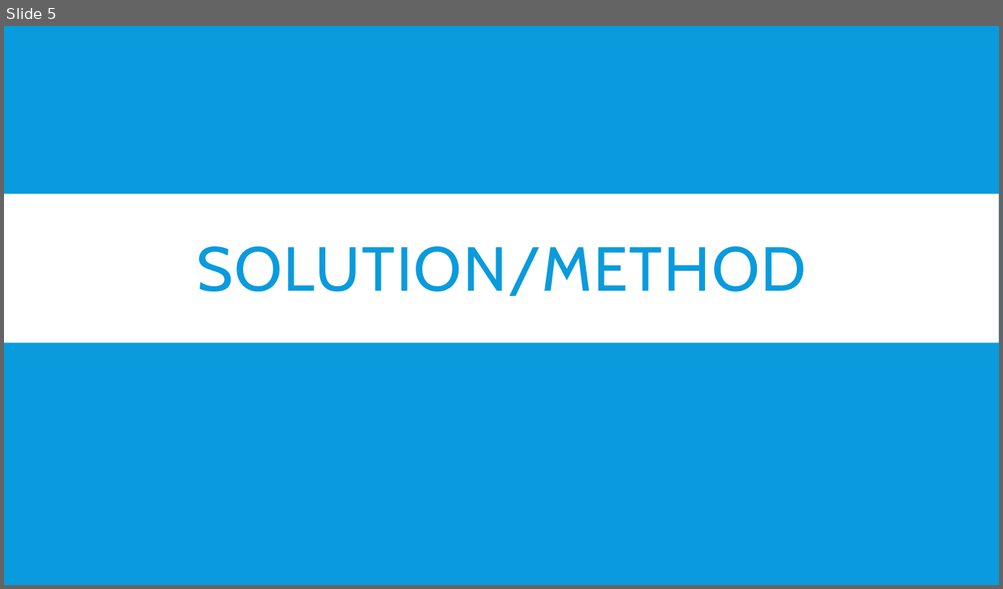
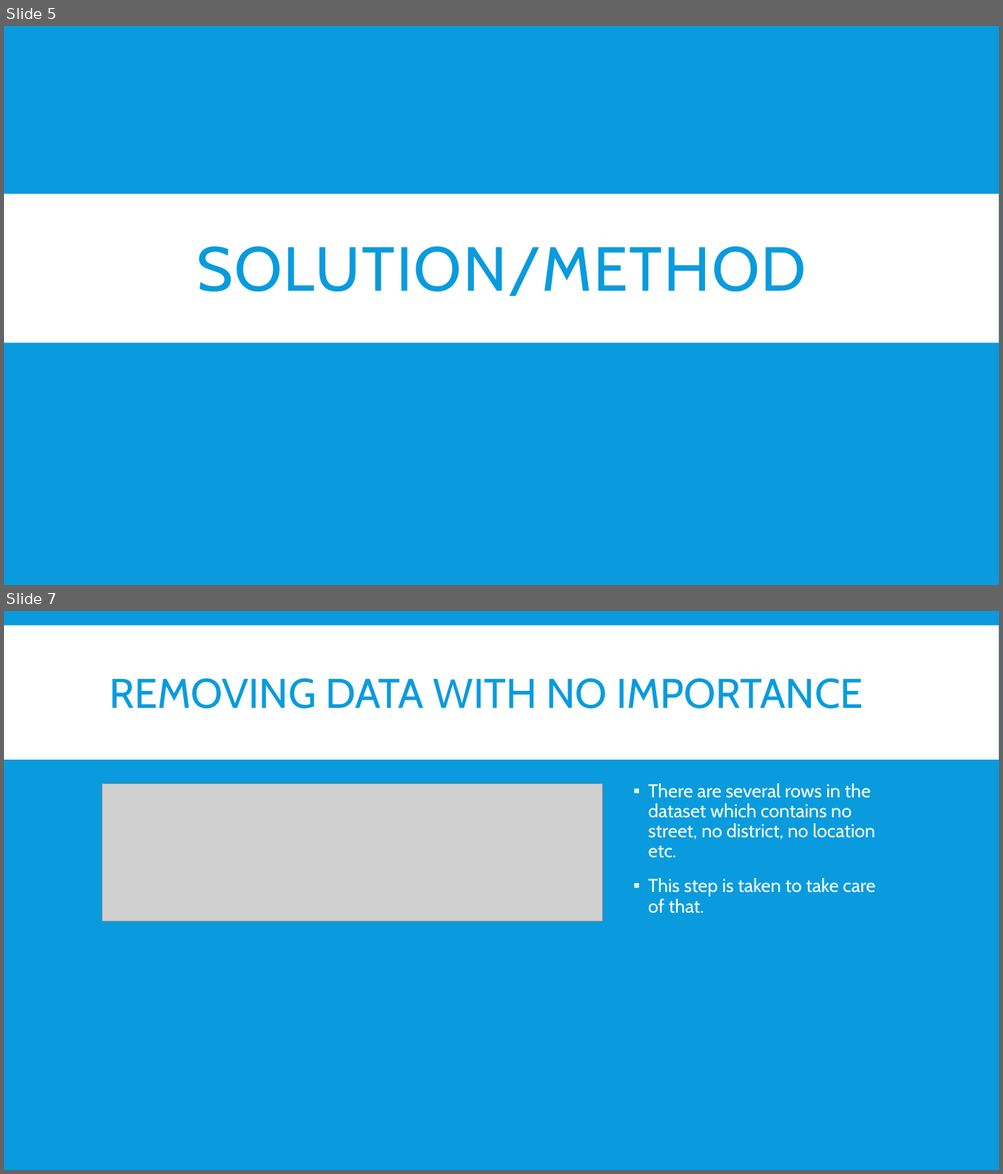
Before and after one commit to mitresh95/ImpactOfCrimeOnHousing, a slide deck: Presentation.pptx. Shown one above the other, each under a label of ours: slide 5 before the commit, slides 5 and 7 after it; the slides between them are not shown. The pictures are 1003x589 and 1003x1174 pixels, drawn with LibreOffice and Linux fonts; fonts in the diff are those of the drawing; grey boxes stand for pictures. Boxes give left, top, right and bottom in pixels: in the first picture for what was removed or moved away, otherwise in the second. Text is boxed around its words. In the diff, an @@ line names an element or a change of style, - is before the commit and + after.

```diff
--- a/Presentation.pptx
+++ b/Presentation.pptx
@@ slide 7 added at (4, 611, 999, 1170), background #099BDD @@
@@ rectangle added at (4, 625, 999, 760), fill #FFFFFF @@
@@ title added at (110, 678, 862, 709), 40 pt, text #099BDD @@
+REMOVING DATA WITH NO IMPORTANCE
@@ picture added at (102, 784, 603, 922) @@
@@ text added at (648, 783, 875, 914), 18 pt, text #FFFFFF @@
+▪ There are several rows in the dataset which contains no street, no district, no location etc.
+▪ This step is taken to take care of that.
```
Also in this commit, not shown: 10 other slides added.
